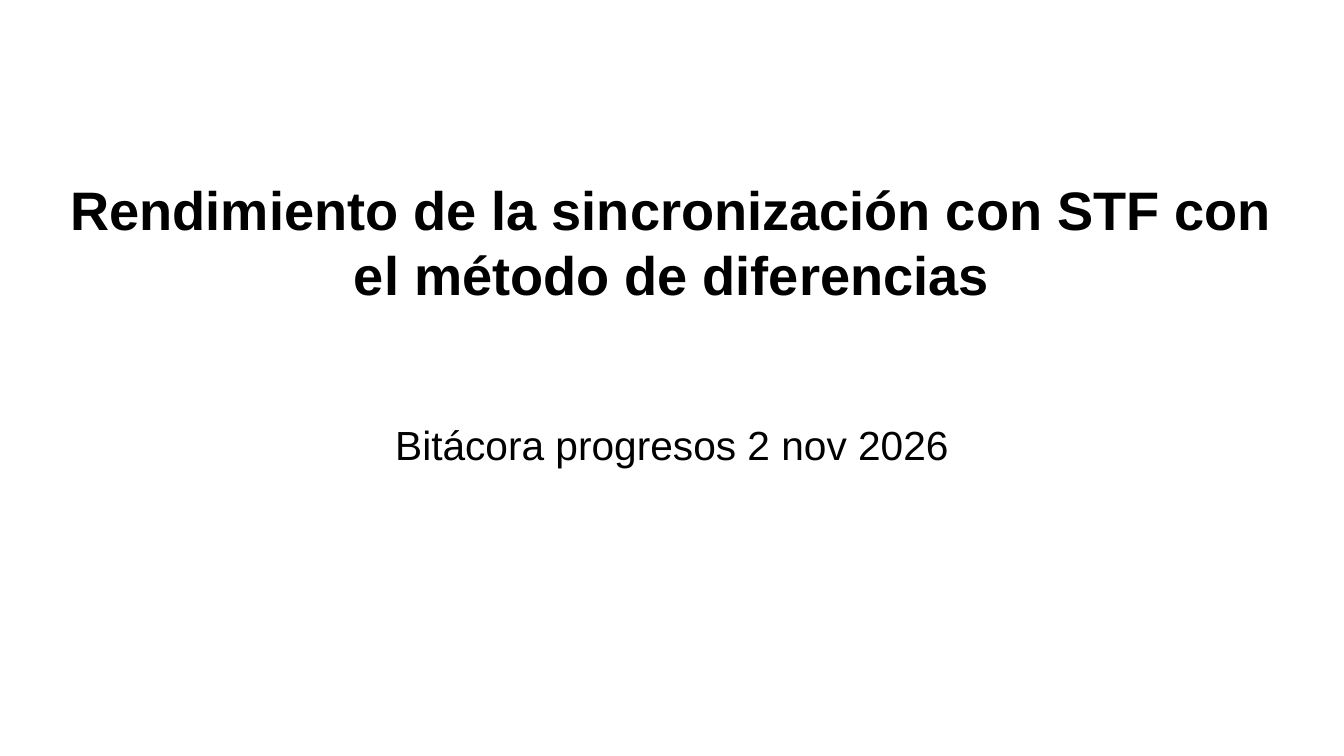
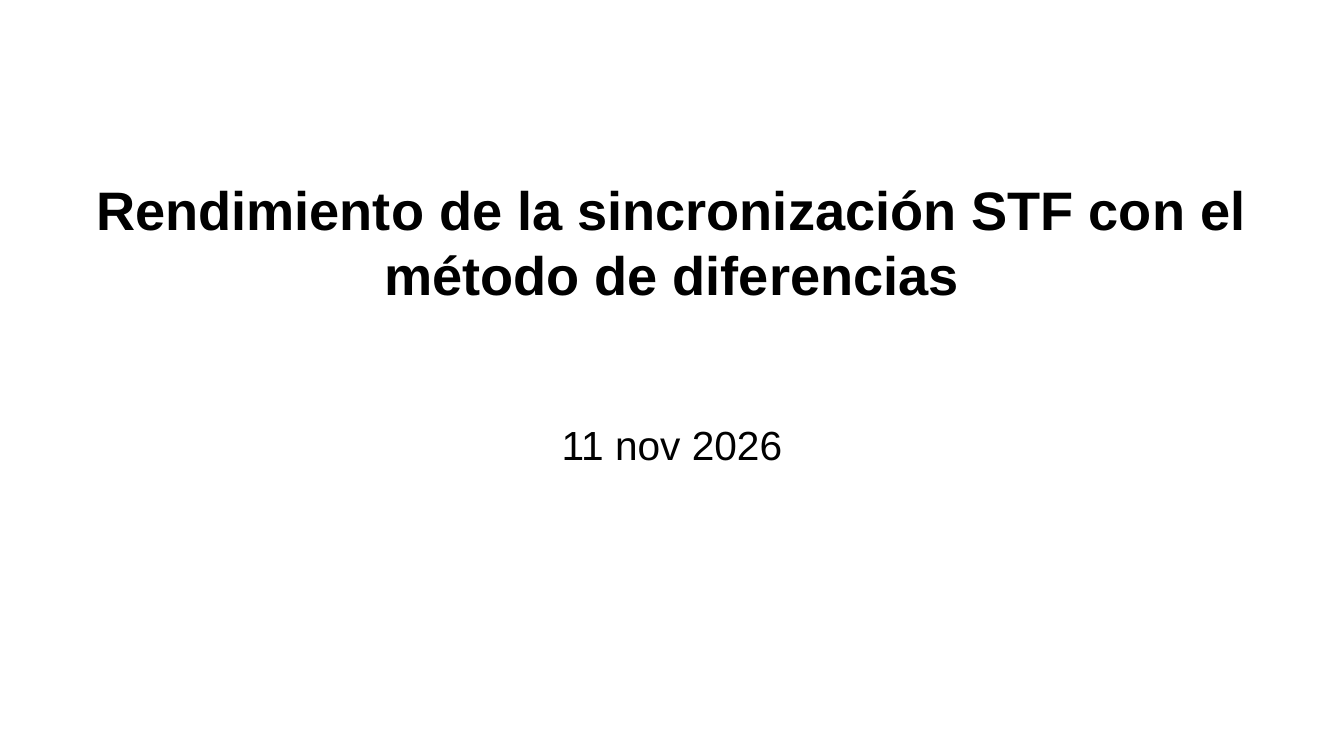
Before and after one commit to Th3Cr4ck/Wifi-OFDM-sync, a slide deck: slide 1 of Avances/Pruebas Sinc STF por diferencias.odp. Drawn at 1344x756 pixels with LibreOffice and Linux fonts; fonts in the diff are those of the drawing. Boxes give left, top, right and bottom in pixels: in the first picture for what was removed or moved away, otherwise in the second. Text is boxed around its words. In the diff, an @@ line names an element or a change of style, - is before the commit and + after.

Commit message:
Pruebas sincronizacion wifi con WifiSyncSTF por el metodo de diferencias. Dejar de rastrear los archivos .asv

```diff
--- a/Avances/Pruebas Sinc STF por diferencias.odp
+++ b/Avances/Pruebas Sinc STF por diferencias.odp
@@ subtitle at [96, 190, 1245, 461]: text changed @@
-Rendimiento de la sincronización con STF con el método de diferencias
-Bitácora progresos 2 nov 2026
+Rendimiento de la sincronización STF con el método de diferencias
+11 nov 2026
```
Also in this commit, not shown: 10 other slides changed, 4 slides added, 7 other files.
